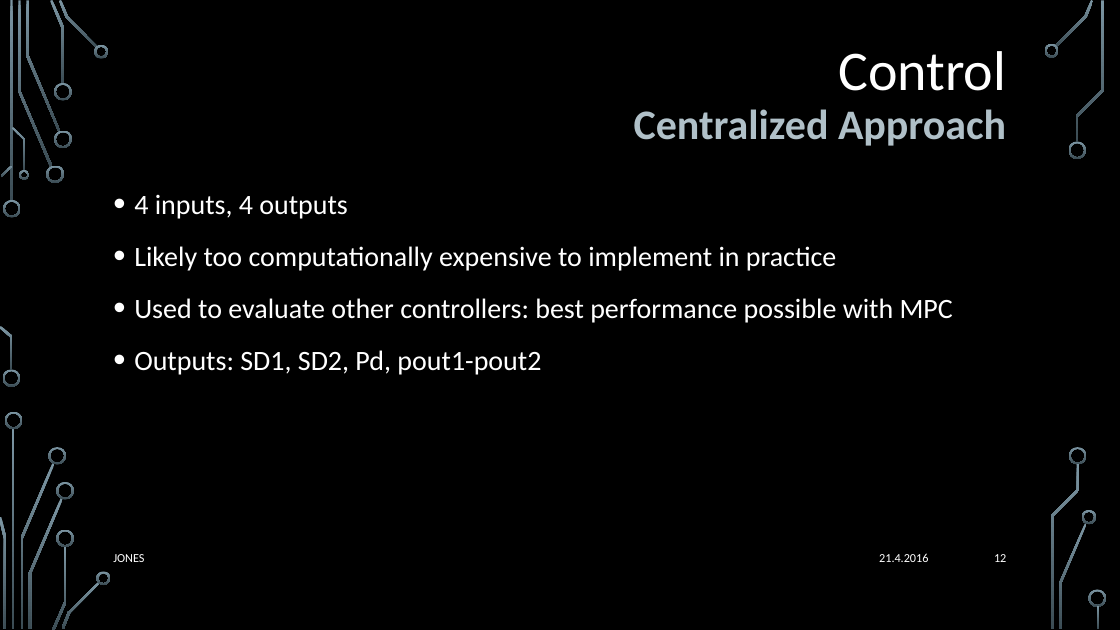
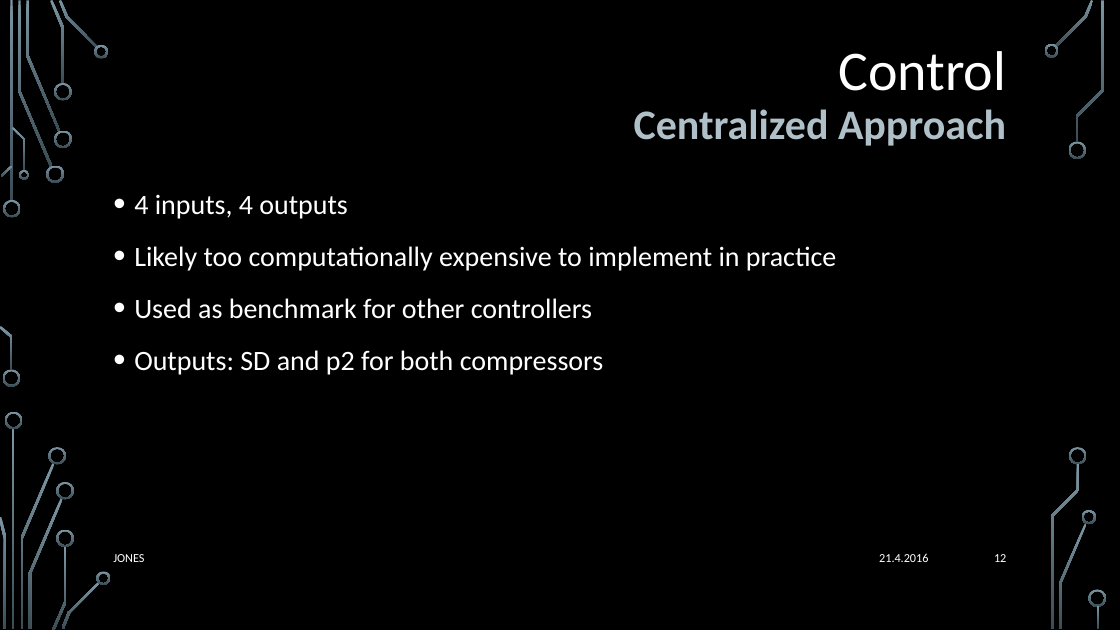
Before and after one commit to katie-jones/compressor-mpc-simulink, a slide deck: slide 12 of report/midterm/presentation.pptx. Drawn at 1120x630 pixels with LibreOffice and Linux fonts; fonts in the diff are those of the drawing; background and template pictures are left out. Boxes give left, top, right and bottom in pixels: in the first picture for what was removed or moved away, otherwise in the second. Text is boxed around its words. In the diff, an @@ line names an element or a change of style, - is before the commit and + after.

```diff
--- a/report/midterm/presentation.pptx
+++ b/report/midterm/presentation.pptx
@@ text at bbox=[134, 298, 604, 375]: text changed @@
-• Used to evaluate other controllers: best performance possible with MPC
-• Outputs: SD1, SD2, Pd, pout1-pout2
+• Used as benchmark for other controllers
+• Outputs: SD and p2 for both compressors
```
Also in this commit, not shown: 6 other slides changed, 1 slide removed, 1 other file.
